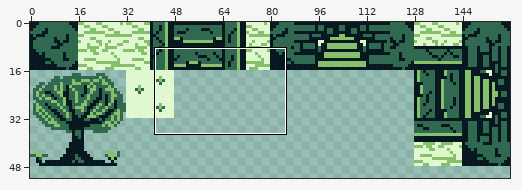
Two versions of one pixel-art file, assets/raw/bgr_tiles.aseprite. The picture above shows the old version from afar; the outline marks the close-up.
Close-up. Old version:
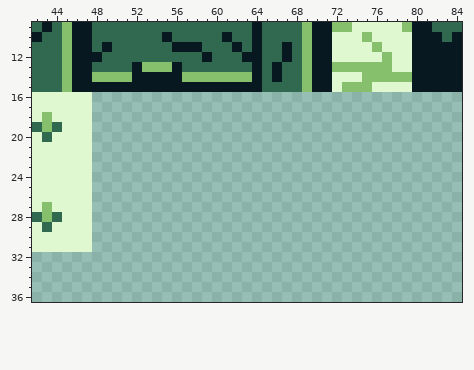
160x144 pixels, 1 frame. Shown: x 42..84, y 9..36. The wide view leaves out empty margins.
New version:
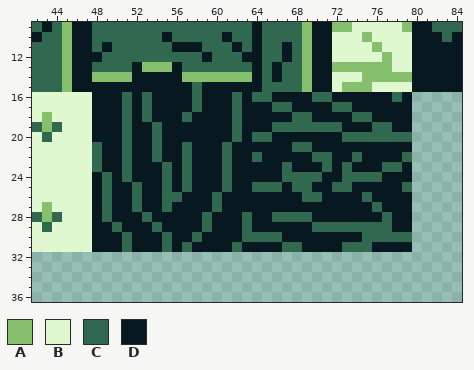
Palette (. is transparent): A #86c06c  B #e0f8cf  C #306850  D #071821
Change:
@@ x 42..84 @@
 14 CCCADDAAAADDDDDAAAAAAADCDCCADDBBBAAAAADDDDD
-15 CCCADDDDDDDDDDDDDDDDDDDCCCCADDBAAABBBBDDDDD
-16 BBBBBB.....................................
-17 BBBBBB.....................................
-18 BABBBB.....................................
-19 CACBBB.....................................
-20 BCBBBB.....................................
-21 BBBBBB.....................................
-22 BBBBBB.....................................
-23 BBBBBB.....................................
-24 BBBBBB.....................................
-25 BBBBBB.....................................
-26 BBBBBB.....................................
-27 BABBBB.....................................
-28 CACBBB.....................................
-29 BCBBBB.....................................
-30 BBBBBB.....................................
-31 BBBBBB.....................................
+15 CCCADDDDDDDDDDDDCDDDDDDCCCCADDBAAABBBBDDDDD
+16 BBBBBBDDDCDCDDDDCDDDCDCCDDDDCCDDDDDDCD.....
+17 BBBBBBDDDCDCDDDDCDDDCDDDCCDDDDCCDDDDDD.....
+18 BABBBBDDDCDCDDDCDDDDCDDDDDCCDDDDCCDDDD.....
+19 CACBBBDDDCDDCDDDDDDDCDDDCCCCCCCDDDCCDD.....
+20 BCBBBBDDDCDDCDDDDDDDCDCCDDDDDDDCCCCCCC.....
+21 BBBBBBCDDCDDCDDCDDDCDDDDDDCCDDDDDDDDDD.....
+22 BBBBBBCDDCDDCDDCDDDCDDCDDDDDCCDDCDDDDC.....
+23 BBBBBBCDDCDDDCDCDDDCDDDDDCDDDCDCDDDCCD.....
+24 BBBBBBDCDCDDDCDCDDDCDDDDDCCCCDDCCCCDDD.....
+25 BBBBBBDCDDCDDCDCDDDCDDCCCDCCDDCCDDDDDC.....
+26 BBBBBBDCDDCDDCCDDDCDDDDDDDDCCDDDDCDDDD.....
+27 BABBBBDCDDCDDCDDDDCDDDDDDDDDDDDDDDCDDD.....
+28 CACBBBDCDDDCDDDDDCDDDCDDCCCCDDDDDDDCDD.....
+29 BCBBBBDDCDDDCDDDDCDDDCDDDDDDCCCCCCCCDD.....
+30 BBBBBBDDDCDDDCDDCDDDDCCCCDDDDDDDDCCCCC.....
+31 BBBBBBDDDCDDDCDCDDDDCDDDDCCDDDDCCCDDDD.....
 32 ...........................................
